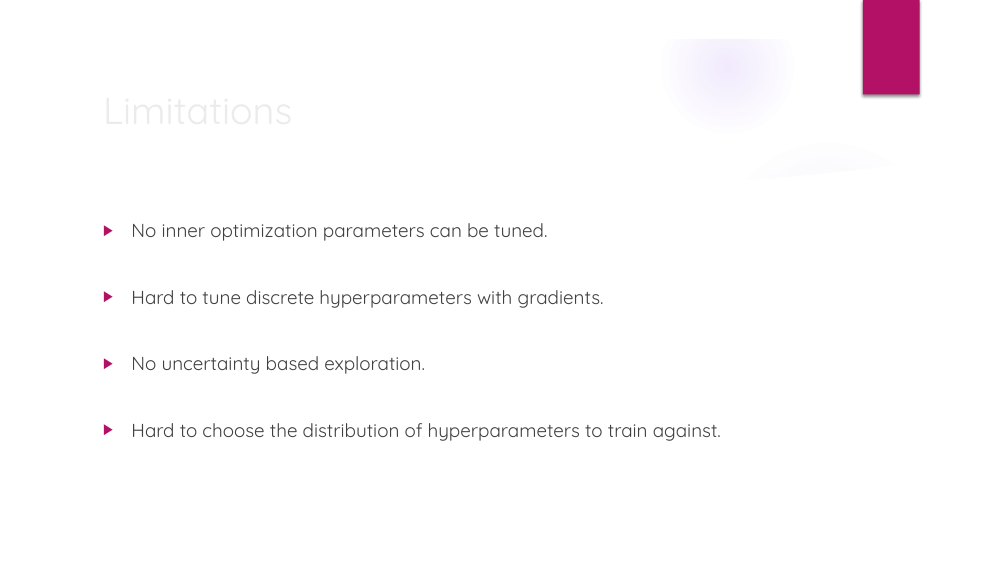
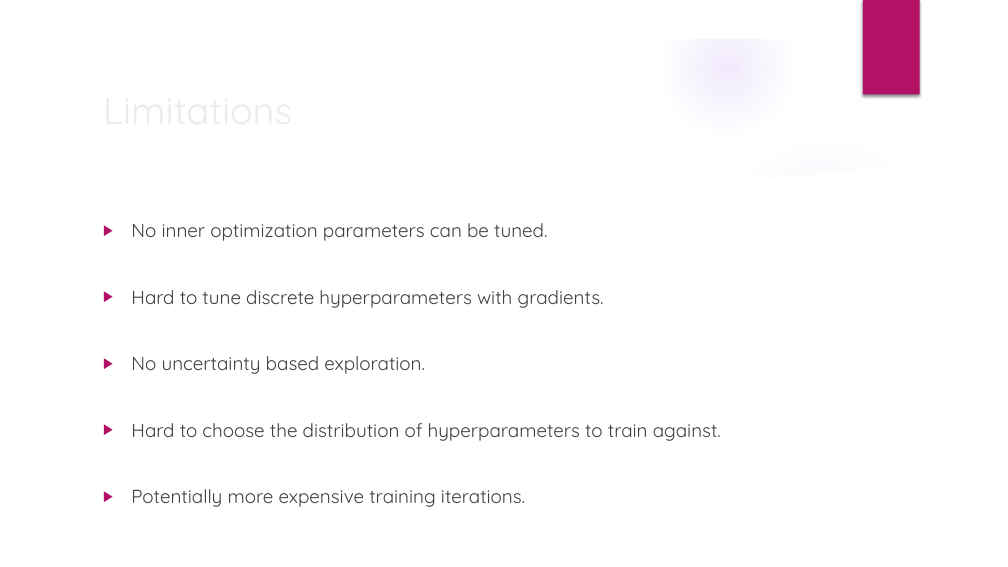
Before and after one commit to lorraine2/hypernet-hypertraining, a slide deck: slide 9 of talk/main.pptx. Drawn at 1008x567 pixels with LibreOffice and Linux fonts; fonts in the diff are those of the drawing; background and template pictures are left out. Boxes give left, top, right and bottom in pixels: in the first picture for what was removed or moved away, otherwise in the second. Text is boxed around its words. In the diff, an @@ line names an element or a change of style, - is before the commit and + after.

```diff
--- a/talk/main.pptx
+++ b/talk/main.pptx
@@ text at <box>131,489,525,507</box>: paragraph added @@
+▶ Potentially more expensive training iterations.
```
Also in this commit, not shown: 5 other slides changed, 3 slides added, 1 slide removed, 3 other files.
